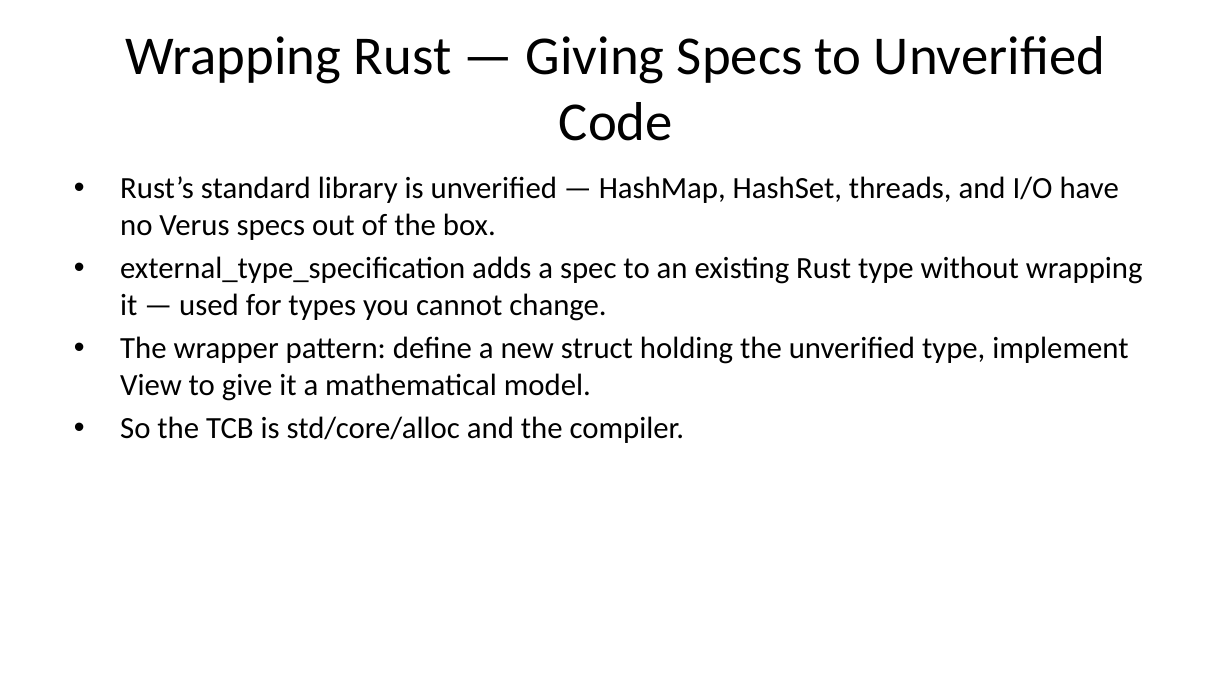
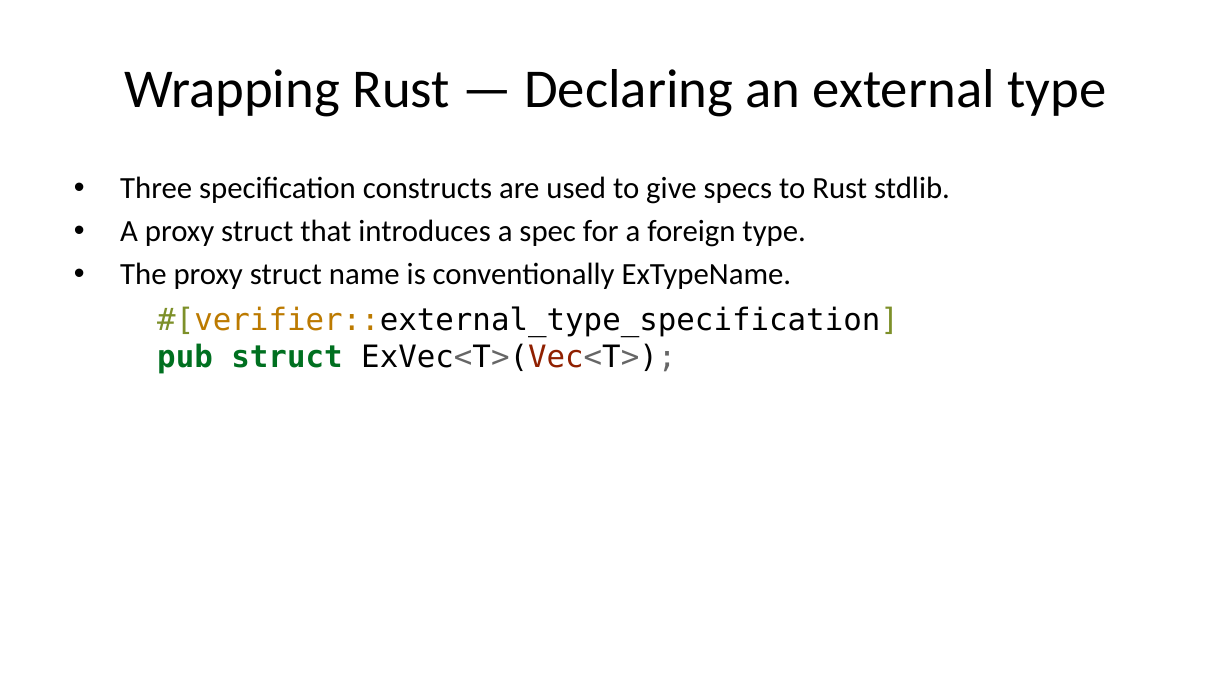
Before and after one commit to briangmilnes/APAS-VERUS, a slide deck: slide 21 of lectures/slidesMSR.pptx (slide 20 before the commit). Drawn at 1232x693 pixels with LibreOffice and Linux fonts; fonts in the diff are those of the drawing. Boxes give left, top, right and bottom in pixels: in the first picture for what was removed or moved away, otherwise in the second. Text is boxed around its words. In the diff, an @@ line names an element or a change of style, - is before the commit and + after.

```diff
--- a/lectures/slidesMSR.pptx
+++ b/lectures/slidesMSR.pptx
@@ title at [124,69,1106,117]: text changed @@
-Wrapping Rust — Giving Specs to Unverified Code
+Wrapping Rust — Declaring an external type
@@ text at [120,176,950,373]: text changed @@
-• Rust’s standard library is unverified — HashMap, HashSet, threads, and I/O have no Verus specs out of the box.
-• external_type_specification adds a spec to an existing Rust type without wrapping it — used for types you cannot change.
-• The wrapper pattern: define a new struct holding the unverified type, implement View to give it a mathematical model.
-• So the TCB is std/core/alloc and the compiler.
+• Three specification constructs are used to give specs to Rust stdlib.
+• A proxy struct that introduces a spec for a foreign type.
+• The proxy struct name is conventionally ExTypeName.
+#[verifier::external_type_specification]
+pub struct ExVec<T>(Vec<T>);
```
Also in this commit, not shown: 19 other slides changed, 6 slides added, 1 other file.
